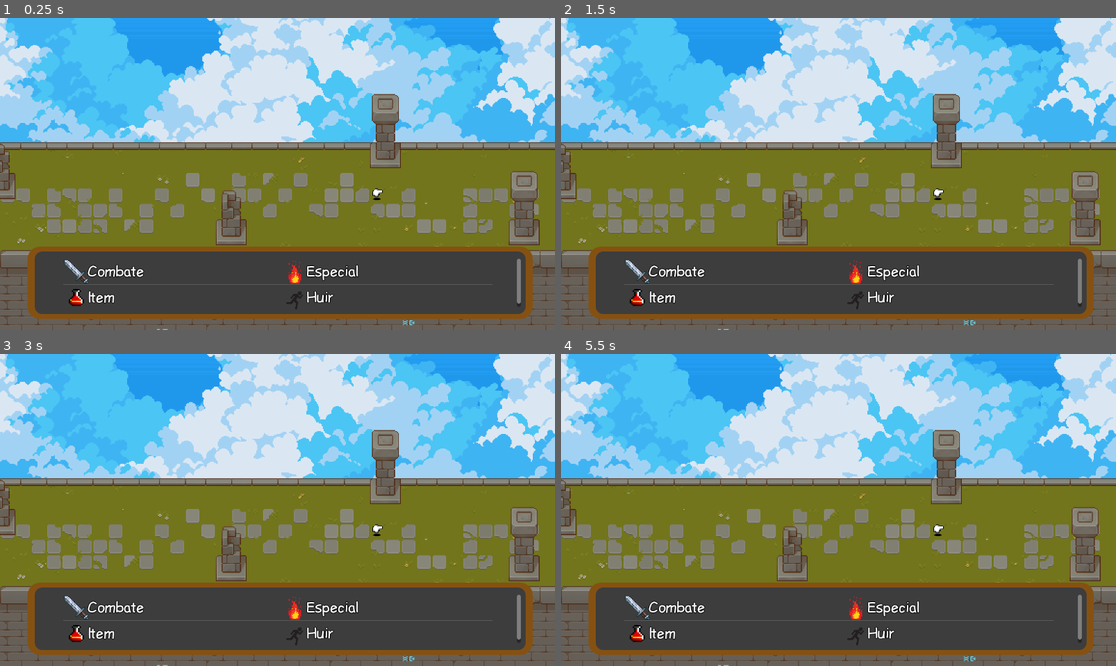
Above: before the commit, frames 1-4 (two rows, left to right).
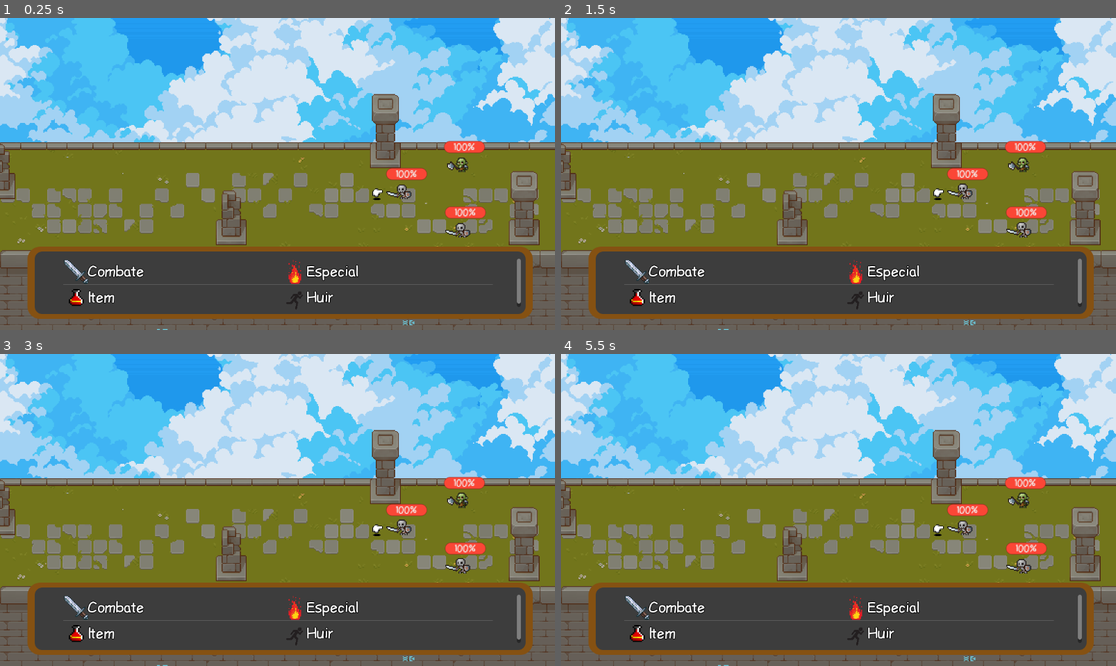
Above: after the commit, the same moments.

Repository: Paquito257/Gratos
Game: Godot game, scene res://Combat/Combat maps/Basico_combate.tscn
The game is run twice, just before and just after one commit, with the same random seed, the same clock (stepped at 60 frames per second) and the same inputs. This scene is started directly instead of the project's main scene.
Inputs (mouse positions are in pixels of both pictures, inside the frame that each line leads up to):
- Up to frame 1 (0.25 s): no input
- Up to frame 2 (1.5 s): tap Enter (ui_accept) at 0.5, 0.77 s; move the mouse to (960, 158) at 0.52 s; hold Right (ui_right) 0.53-1.28 s; click (960, 158) at 0.67 s; move the mouse to (727, 189) at 1.27 s; hold Down (ui_down) from 1.28 s (still down)
- Up to frame 3 (3 s): tap Enter (ui_accept) at 1.52 s; move the mouse to (333, 441) at 2.02 s; release Down (ui_down) at 2.03 s; hold Right (ui_right) 2.03-2.78 s; move the mouse to (249, 572) at 2.77 s; hold Up (ui_up) from 2.78 s (still down); click (249, 572) at 2.92 s
- Up to frame 4 (5.5 s): tap Enter (ui_accept) at 3.02, 3.77, 4.25, 4.52, 5 s; move the mouse to (1005, 556) at 3.52 s; release Up (ui_up) at 3.53 s; hold Left (ui_left) 3.53-5.03 s; move the mouse to (672, 463) at 4.27 s; move the mouse to (866, 510) at 5.02 s; hold Down (ui_down) from 5.03 s (still down); click (866, 510) at 5.17 s

The runs differ from the first frame. In frame 1, 1.1% of the frame differs, in the area x 69-88%, y 39-71%; in frame 2, 1.2%; in frame 3, 1.2%; in frame 4, 1.2%.
Error before the commit: Parse Error: Identifier "Music" not declared in the current scope. (res://Combat/Combat)
Error after the commit: Invalid access to property or key '1' on a base object of type 'Dictionary'. (res://Combat/Combat_menu.gd:19)

Commit message:
agregando los cambios hechos en el inspector

Diff:
--- a/Gratos-1/Characters/Battle enemies/Scripts/000.tscn
+++ b/Gratos-1/Characters/Battle enemies/Scripts/000.tscn
@@ -94,6 +94,7 @@
 [node name="Enemy" type="CharacterBody2D"]
 z_index = 13
 script = ExtResource("1_s2nts")
+flipped = true
 enemy_name = "Orc"
 
 [node name="Stats" parent="." instance=ExtResource("3_xe8lu")]
--- a/Gratos-1/Characters/Battle enemies/Scripts/001.tscn
+++ b/Gratos-1/Characters/Battle enemies/Scripts/001.tscn
@@ -195,6 +195,7 @@
 [node name="Enemy" type="CharacterBody2D"]
 z_index = 13
 script = ExtResource("1_s2nts")
+flipped = true
 
 [node name="Stats" parent="." instance=ExtResource("3_xe8lu")]
 vida = 10
--- a/Gratos-1/Combat/Combat maps/Basico_combate.tscn
+++ b/Gratos-1/Combat/Combat maps/Basico_combate.tscn
@@ -9,7 +9,7 @@
 [ext_resource type="Texture2D" uid="uid://gx5sidbfbjfo" path="res://Texture/TX Tileset Wall.png" id="3_qg7gj"]
 [ext_resource type="PackedScene" uid="uid://bahe63ewgm2mx" path="res://Combat/Combat_menu.tscn" id="4_q0kg2"]
 [ext_resource type="Texture2D" uid="uid://5lmeelwn7rhe" path="res://Texture/TX Props.png" id="7_yj2qq"]
-[ext_resource type="Texture2D" uid="uid://c2tsa4mu2lfvt" path="res://Characters/Misc/finger.png" id="10_ecjn2"]
+[ext_resource type="Texture2D" uid="uid://c2tsa4mu2lfvt" path="res://Texture/Misc/finger.png" id="10_ecjn2"]
 
 [sub_resource type="TileSetAtlasSource" id="TileSetAtlasSource_qs50u"]
 texture = ExtResource("1_ew1eh")
--- a/Gratos-1/Maps/Manager.gd
+++ b/Gratos-1/Maps/Manager.gd
@@ -1,5 +1,7 @@
 extends Node2D
 
+#TODO: se debe eliminar or completo la instancia anterior
+#del mapa (cuando se regrese del combate)
 @export var  RPG_character : PackedScene
 var camera_pos
 
--- a/Gratos-1/project.godot
+++ b/Gratos-1/project.godot
@@ -12,13 +12,15 @@
 
 config/name="RPG_Gratos"
 run/main_scene="res://Menu.tscn"
-config/features=PackedStringArray("4.3")
+config/features=PackedStringArray("4.2")
 config/icon="res://icon.svg"
 
 [autoload]
 
 PlayerHandle="*res://Global/Player_handle.gd"
 GameControl="*res://Global/Game_control.gd"
+Manager="*res://Maps/Warp/manager.tscn"
+Music="*res://Global/Music.tscn"
 
 [editor]
 
@@ -31,4 +33,3 @@
 [rendering]
 
 textures/canvas_textures/default_texture_filter=0
-renderer/rendering_method="gl_compatibility"
--- a/Gratos-1/selec_personaje.gd
+++ b/Gratos-1/selec_personaje.gd
@@ -96,7 +96,7 @@
 func revision():
 	var cantidad = personajes.size()
 	if tamaño == 1:
-		var game = load("res://Maps/Basico/node_2d.tscn").instantiate()
+		var game = load("res://Maps/Test_map.tscn").instantiate()
 		get_tree().root.add_child(game)
 		$".".visible = false
 	else:
